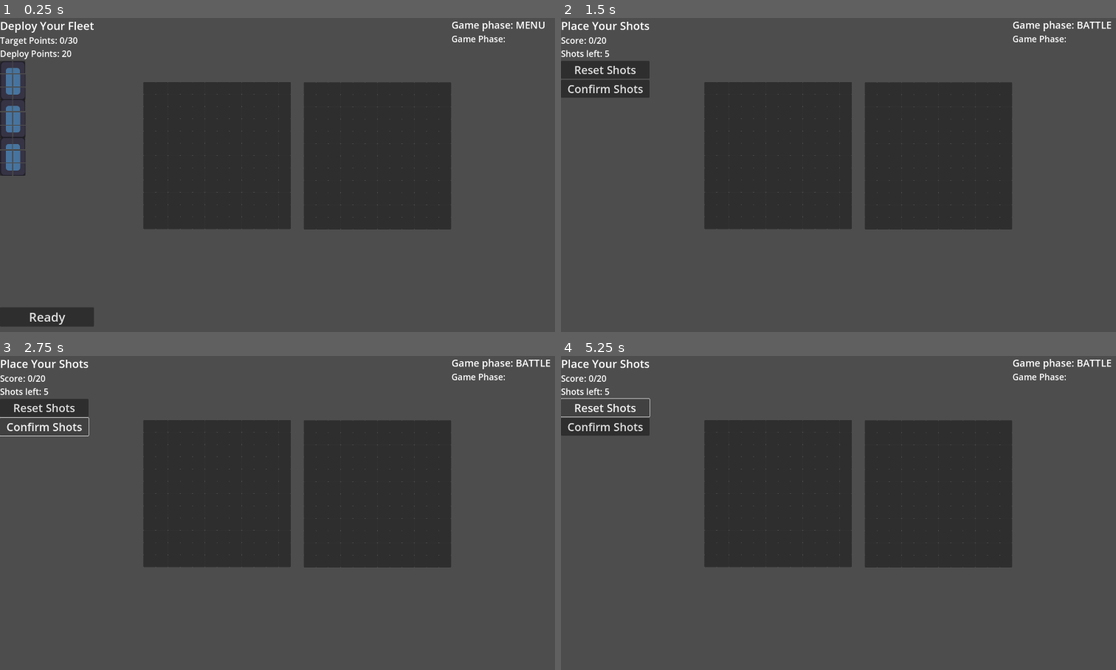
Above: before the commit, frames 1-4 (two rows, left to right).
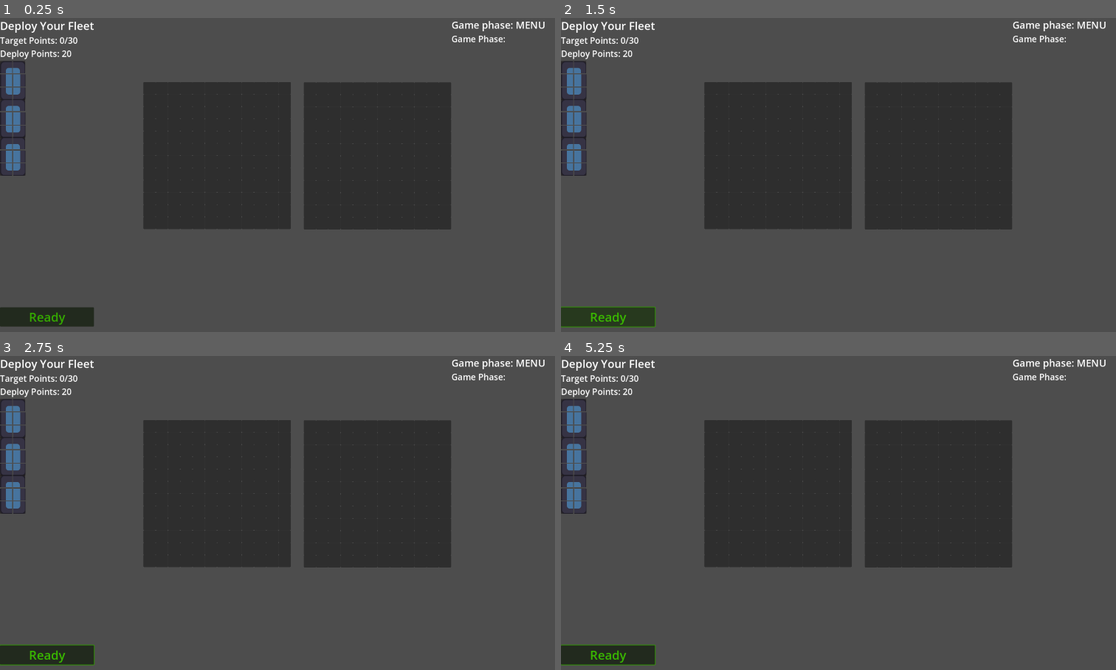
Above: after the commit, the same moments.

Repository: super-Colin/warboats
Game: Godot game, scene res://game.tscn
Same seed, same stepped clock (60 frames per second), same inputs: the game is played once before the commit and once after it. The engine's default icon, where the game draws it, is replaced by a stand-in: a white triangle on a blue panel in a dark square.
Inputs (mouse positions are in pixels of both pictures, inside the frame that each line leads up to):
- Up to frame 1 (0.25 s): no input
- Up to frame 2 (1.5 s): click "Ready" at 0.5 s; click (605, 316) at 1.25 s, where only the run after the commit has a clickable "Ready"
- Up to frame 3 (2.75 s): click (44, 428) at 2 s, where only the run before the commit has a clickable "Confirm Shots"
- Up to frame 4 (5.25 s): click (605, 428) at 2.75 s, where only the run before the commit has a clickable "Confirm Shots"; click (605, 654) at 3.5 s, where only the run after the commit has a clickable "Ready"; click (605, 428) at 4.25 s, where only the run before the commit has a clickable "Confirm Shots"; click (605, 406) at 5 s, where only the run before the commit has a clickable "Reset Shots"

The runs differ from the first frame. In frame 1, 0.1% of the frame differs, in the area x 5-12%, y 93-98%; in frame 2, 4.3%, in the area x 0-100%, y 1-99%; in frame 3, 3.9%; in frame 4, 3.9%.
Error after the commit: Invalid access to property or key 'pressed' on a base object of type 'null instance'. (res://UI/deploy_menu.gd:7)

Commit message:
added some boilerplate for multiplayer

Diff:
--- a/UI/debug_panel.gd
+++ b/UI/debug_panel.gd
@@ -6,7 +6,7 @@
 func _ready() -> void:
 	updatePhaseLabel()
 	Globals.s_battlePhaseChanged.connect(updatePhaseLabel)
-	Globals.s_deployBoardChanged.connect(updateFleet)
+	Globals.s_boardChanged.connect(updateFleet)
 
 func updateFleet():
 	%Fleet.text = str(Globals.friendlyGrid.shipsContained)
--- a/UI/deploy_menu.gd
+++ b/UI/deploy_menu.gd
@@ -1,21 +1,31 @@
 extends Control
 
 @onready var remainingDeployPoints = Globals.roundDeployPoints
+#var startingDeployPoints = 20
 
 func _ready() -> void:
 	%Ready.pressed.connect(func():Globals.s_deployReady.emit())
 	Globals.s_beginBattlePhase.connect(_beginBattlePhase)
-	Globals.s_deployBoardChanged.connect(updateTargetPoints)
-	Globals.s_deployBoardChanged.connect(updateDeployPoints)
+	Globals.s_boardChanged.connect(_boardUpdated)
+	setShowReadyWuttonNotReady()
 
 func _beginBattlePhase():
 	$'.'.visible = false
-	#updateTargetPoints()
-	#updateDeployPoints()
+	_boardUpdated()
 
+func _boardUpdated():
+	updateDeployPoints()
+	updateTargetPoints()
 
 func updateDeployPoints():
-	%DeployPoints.text = "Deploy Points: " + str(Globals.friendlyGrid.calcSpentDeployPoints()) + "/" + str(Globals.roundDeployPoints)
+	#%DeployPoints.text = "Deploy Points: " + str(Globals.friendlyGrid.calcSpentDeployPoints()) + "/" + str(Globals.roundDeployPoints)
+	%DeployPoints.text = "Deploy Points: " + str(Globals.friendlyGrid.startingDeployPoints - Globals.friendlyGrid.calcSpentDeployPoints())
 
 func updateTargetPoints():
 	%TargetPoints.text = "Target Points: " + str(Globals.friendlyGrid.calcTotalTargetPoints()) + "/" + str(Globals.roundMinTargetPoints)
+
+func setShowReadyWuttonNotReady():
+	%ReadyButton.modulate = "d82643"
+
+func setShowReadyWuttonIsReady():
+	%ReadyButton.modulate = "3dc300"
--- a/UI/deploy_menu.tscn
+++ b/UI/deploy_menu.tscn
@@ -55,8 +55,9 @@
 [node name="Ship3" parent="HBoxContainer/VBoxContainer/ScrollContainer/VBoxContainer" instance=ExtResource("1_sfnm1")]
 layout_mode = 2
 
-[node name="Ready" type="Button" parent="HBoxContainer/VBoxContainer"]
+[node name="ReadyButton" type="Button" parent="HBoxContainer/VBoxContainer"]
 unique_name_in_owner = true
+modulate = Color(0.238602, 0.763245, 7.70092e-07, 1)
 layout_mode = 2
 theme_override_font_sizes/font_size = 40
 text = "Ready"
--- /dev/null
+++ b/UI/multiplayer_menu.gd
@@ -0,0 +1,18 @@
+extends Control
+
+
+
+
+
+func startClient():
+	var peer = ENetMultiplayerPeer.new()
+	peer.create_client(%IP.text, int(%Port.text))
+	multiplayer.multiplayer_peer = peer
+
+
+
+
+
+func startHost():
+	var peer = ENetMultiplayerPeer.new()
+	peer.create_server(int(%Port.text), 2, )
--- /dev/null
+++ b/UI/multiplayer_menu.tscn
@@ -0,0 +1,47 @@
+[gd_scene load_steps=2 format=3 uid="uid://tw30s3tgimup"]
+
+[ext_resource type="Script" path="res://UI/multiplayer_menu.gd" id="1_bpj6q"]
+
+[node name="MultiPlayerMenu" type="Control"]
+layout_mode = 3
+anchors_preset = 8
+anchor_left = 0.5
+anchor_top = 0.5
+anchor_right = 0.5
+anchor_bottom = 0.5
+grow_horizontal = 2
+grow_vertical = 2
+script = ExtResource("1_bpj6q")
+
+[node name="VBoxContainer" type="VBoxContainer" parent="."]
+layout_mode = 0
+offset_right = 40.0
+offset_bottom = 40.0
+
+[node name="HostServer" type="Button" parent="VBoxContainer"]
+layout_mode = 2
+theme_override_font_sizes/font_size = 36
+text = "Host Server"
+
+[node name="JoinServer" type="Button" parent="VBoxContainer"]
+layout_mode = 2
+theme_override_font_sizes/font_size = 36
+text = "Join` Server"
+
+[node name="IP" type="LineEdit" parent="VBoxContainer"]
+unique_name_in_owner = true
+layout_mode = 2
+
+[node name="Port" type="LineEdit" parent="VBoxContainer"]
+unique_name_in_owner = true
+layout_mode = 2
+
+[node name="UserName" type="LineEdit" parent="VBoxContainer"]
+unique_name_in_owner = true
+layout_mode = 2
+
+[node name="Maxplayers" type="LineEdit" parent="VBoxContainer"]
+visible = false
+layout_mode = 2
+text = "2"
+placeholder_text = "2"
--- a/board_grid.gd
+++ b/board_grid.gd
@@ -4,14 +4,20 @@
 @export var cellSize:Vector2 = Vector2(40, 40)
 @export var friendly:bool = true
 var cellsRefs = []
-var currentlyHighlightedCells = []
-var unconfirmedShots = 0
-var shipsContained = []
+var shipsContained = [] :
+	set(newVal):
+		shipsContained = newVal
+		Globals.s_boardChanged.emit()
 
 var cell_scene = preload("res://grid_cell.tscn")
 
 signal s_removeShipFromBoard(shipId)
 signal s_clearBoardHighlights
+
+var currentlyHighlightedCells = []
+var unconfirmedShots = 0
+var startingDeployPoints = 20
+var minTargetPoints = 30
 
 
 func _ready() -> void:
@@ -31,9 +37,8 @@
 
 func setShipIntoGrid(ship:Node, startingCoord:Vector2):
 	print("grid - setting ship")
-	if isShipAlreadyInBoard(ship):
+	if shipsContained.has(ship):
 		s_removeShipFromBoard.emit(ship.shipId)
-
 	s_clearBoardHighlights.emit()
 	for x in ship.shipShape.x:
 		var xActual =  startingCoord.x + x
@@ -41,17 +46,17 @@
 			var yActual =  startingCoord.y + y
 			var shipTextureTile = ship.get_node("x"+str(x)+"y"+str(y)).texture
 			cellsRefs[xActual][yActual].setShipTexture(ship, shipTextureTile)
-	if not isShipAlreadyInBoard(ship):
+	if not shipsContained.has(ship):
 		shipsContained.append(ship)
-	Globals.s_deployBoardChanged.emit()
+		#Globals.s_spentDeployPoints.emit(ship.deployCost)
+		Globals.s_boardChanged.emit()
+	#Globals.s_deployBoardChanged.emit()
 
-func isShipAlreadyInBoard(shipId):
-	if shipsContained.has(shipId):
-		return true
-	return false
+func removeShipFromBoard(ship:Node):
+	#Globals.s_refundDeployPoints.emit(ship.deployCost)
+	s_removeShipFromBoard.emit(ship.shipId)
+	Globals.s_boardChanged.emit()
 
-#func changingShipSpot():
-	#
 
 
 func calcTotalTargetPoints():
@@ -62,7 +67,11 @@
 	return total
 
 func calcSpentDeployPoints():
-	return 10
+	var total = 0
+	for s in shipsContained:
+		#total += shipsContained[s]
+		total += s.deployCost
+	return total
 
 
 
@@ -93,7 +102,7 @@
 
 
 # could add red highlight for incompatible cells, but thats a lot
-func hightlightShape(shape:Vector2, startingCoord:Vector2=Vector2.ZERO):
+func hightlightShape(shape:Vector2, startingCoord:Vector2=Vector2.ZERO)->bool:
 	for c in currentlyHighlightedCells:
 		c.disableHighlight()
 	var allGood = true
--- a/globals.gd
+++ b/globals.gd
@@ -26,19 +26,21 @@
 var hitMarkerGrid:Node
 
 enum BattlePhases {MENU=0, DEPLOY=1, BATTLE=2}
+signal s_battlePhaseChanged
 var currentBattlePhase:BattlePhases = BattlePhases.MENU:
 	set(newVal):
 		currentBattlePhase = newVal
 		s_battlePhaseChanged.emit()
-signal s_battlePhaseChanged
 
 #var friendlyGridRef:Node
 
 func calcRemainingShots():
 	return friendlyGrid.calcTotalShots() - enemyGrid.calcTotalMarkers()
 
-signal s_deployBoardChanged
-
+#signal s_deployBoardChanged
+signal s_boardChanged
+signal s_spentDeployPoints(amount:int)
+signal s_refundDeployPoints(amount:int)
 
 func _ready() -> void:
 	#s_friendlySideReady.connect(func(): friendlySideReady = true)
--- /dev/null
+++ b/network_manager.gd
@@ -0,0 +1,24 @@
+extends Node
+
+var maxClients = 2
+
+
+
+
+
+
+#
+#
+#
+#func startClient():
+	#var peer = ENetMultiplayerPeer.new()
+	#peer.create_client(%IP.text, int(%Port.text))
+	#multiplayer.multiplayer_peer = peer
+#
+#
+#
+#
+#
+#func startHost():
+	#var peer = ENetMultiplayerPeer.new()
+	#peer.create_server(int(%Port.text), maxClients, )
--- /dev/null
+++ b/server_host.gd
@@ -0,0 +1,11 @@
+extends Node
+
+
+# Called when the node enters the scene tree for the first time.
+func _ready() -> void:
+	pass # Replace with function body.
+
+
+# Called every frame. 'delta' is the elapsed time since the previous frame.
+func _process(delta: float) -> void:
+	pass
--- a/ship.tscn
+++ b/ship.tscn
@@ -18,7 +18,8 @@
 offset_bottom = 120.0
 script = ExtResource("1_u0ts2")
 shipShape = Vector2(2, 3)
-targetPoints = 5
+targetPoints = 11
+deployCost = 5
 
 [node name="x0y0" parent="." instance=ExtResource("3_7aa8i")]
 layout_mode = 0
--- /dev/null
+++ b/ship2.tscn
@@ -0,0 +1,75 @@
+[gd_scene load_steps=9 format=3 uid="uid://itme5k35by6a"]
+
+[ext_resource type="Script" path="res://ship.gd" id="1_io287"]
+[ext_resource type="PackedScene" uid="uid://dcei64kwnh4vv" path="res://grid_cell.tscn" id="2_cr2a1"]
+[ext_resource type="Texture2D" uid="uid://dpfx0008rvwdq" path="res://ships/ship1/x0y0.tres" id="3_yh7ec"]
+[ext_resource type="Texture2D" uid="uid://chnqdpbix8uvb" path="res://ships/ship1/x0y1.tres" id="4_2uyuu"]
+[ext_resource type="Texture2D" uid="uid://btgq84vow1dfw" path="res://ships/ship1/x0y2.tres" id="5_0pepo"]
+[ext_resource type="Texture2D" uid="uid://b2p0lj16mmeqx" path="res://ships/ship1/x1y0.tres" id="6_sp3mx"]
+[ext_resource type="Texture2D" uid="uid://ciu1dciqtp4s5" path="res://ships/ship1/x1y1.tres" id="7_7m17f"]
+[ext_resource type="Texture2D" uid="uid://coxai1jho10wt" path="res://ships/ship1/x1y2.tres" id="8_52djq"]
+
+[node name="Ship" type="Control"]
+modulate = Color(1, 0.831399, 0.824182, 1)
+custom_minimum_size = Vector2(80, 120)
+layout_mode = 3
+anchors_preset = 0
+offset_right = 80.0
+offset_bottom = 120.0
+script = ExtResource("1_io287")
+targetPoints = 5
+
+[node name="x0y0" parent="." instance=ExtResource("2_cr2a1")]
+layout_mode = 0
+offset_right = 40.0
+offset_bottom = 40.0
+mouse_filter = 2
+texture = ExtResource("3_yh7ec")
+droppable = false
+
+[node name="x0y1" parent="." instance=ExtResource("2_cr2a1")]
+layout_mode = 0
+offset_top = 44.0
+offset_right = 40.0
+offset_bottom = 84.0
+mouse_filter = 2
+texture = ExtResource("4_2uyuu")
+droppable = false
+
+[node name="x0y2" parent="." instance=ExtResource("2_cr2a1")]
+layout_mode = 0
+offset_top = 87.0
+offset_right = 40.0
+offset_bottom = 127.0
+mouse_filter = 2
+texture = ExtResource("5_0pepo")
+droppable = false
+
+[node name="x1y0" parent="." instance=ExtResource("2_cr2a1")]
+layout_mode = 0
+offset_left = 42.0
+offset_right = 82.0
+offset_bottom = 40.0
+mouse_filter = 2
+texture = ExtResource("6_sp3mx")
+droppable = false
+
+[node name="x1y1" parent="." instance=ExtResource("2_cr2a1")]
+layout_mode = 0
+offset_left = 43.0
+offset_top = 44.0
+offset_right = 83.0
+offset_bottom = 84.0
+mouse_filter = 2
+texture = ExtResource("7_7m17f")
+droppable = false
+
+[node name="x1y2" parent="." instance=ExtResource("2_cr2a1")]
+layout_mode = 0
+offset_left = 43.0
+offset_top = 87.0
+offset_right = 83.0
+offset_bottom = 127.0
+mouse_filter = 2
+texture = ExtResource("8_52djq")
+droppable = false
